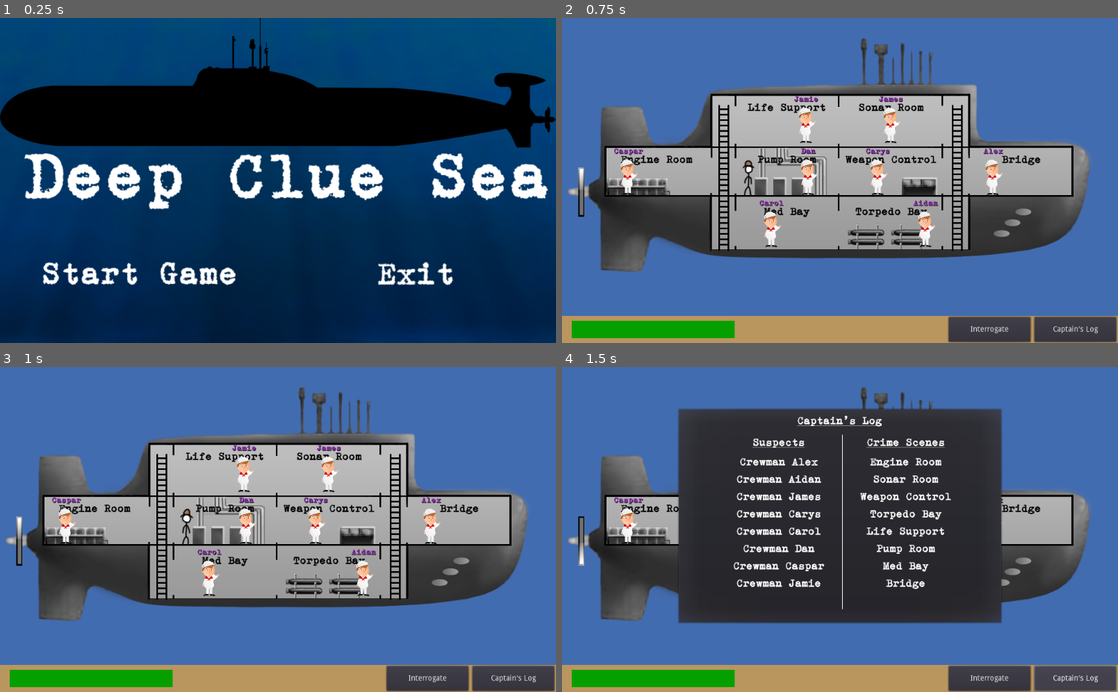
Above: before the commit, frames 1-4 (two rows, left to right).
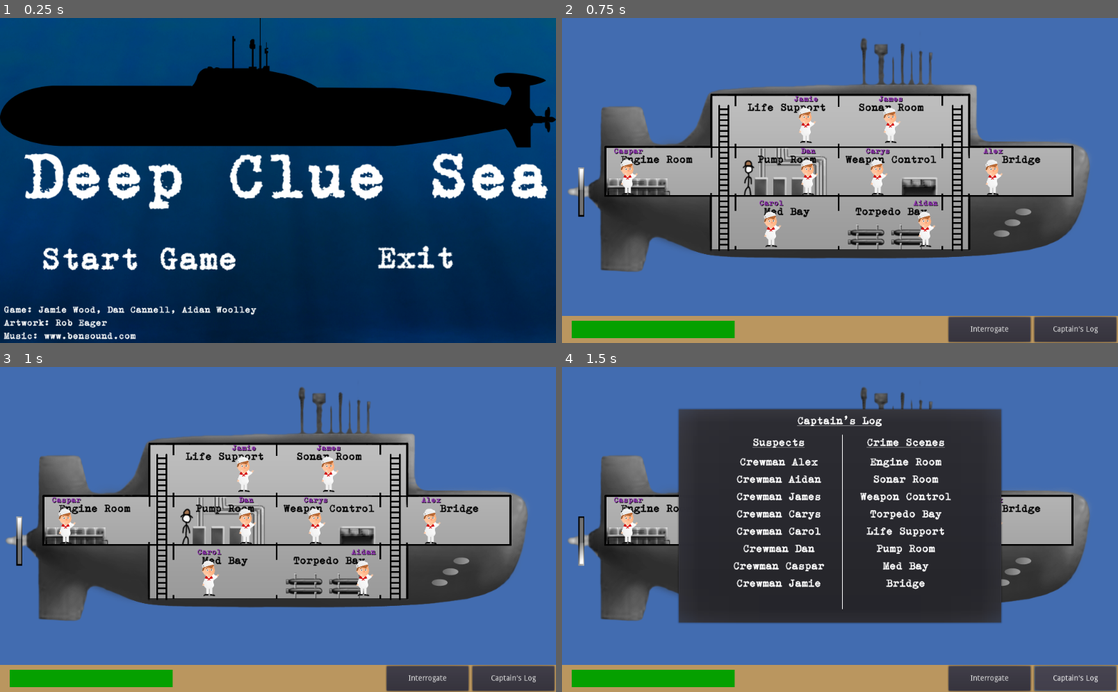
Above: after the commit, the same moments.

Repository: danielcannell/deep-clue-sea
Game: Godot game, scene res://menu/StartMenu.tscn
The game is run twice, just before and just after one commit, with the same random seed, the same clock (stepped at 60 frames per second) and the same inputs. Sound files missing from this copy of the repository are replaced by a short silence.
Inputs (mouse positions are in pixels of both pictures, inside the frame that each line leads up to; where the layout moved, square brackets give the same spot in the first picture):
- Up to frame 1 (0.25 s): no input
- Up to frame 2 (0.75 s): click (701, 268) [701, 274] at 0.5 s
- Up to frame 3 (1 s): no input
- Up to frame 4 (1.5 s): click "Captain's Log" at 1.25 s

The runs differ from the first frame. In frame 1, 3.8% of the frame differs, in the area x 0-82%, y 70-99%; in frame 2, nothing differs; in frame 3, nothing differs; in frame 4, nothing differs.

Commit message:
Added credits to menu

Diff:
--- a/menu/StartMenu.tscn
+++ b/menu/StartMenu.tscn
@@ -11,8 +11,9 @@
 [ext_resource path="res://menu/StartText.gd" type="Script" id=9]
 [ext_resource path="res://External Resources/Music/sub_noise.ogg" type="AudioStream" id=10]
 [ext_resource path="res://menu/SubEngineNoise.gd" type="Script" id=11]
+[ext_resource path="res://menu/Credits.png" type="Texture" id=12]
 
-[node name="Container" type="Container"]
+[node name="Container" type="Container" index="0"]
 
 anchor_left = 0.0
 anchor_top = 0.0
@@ -84,7 +85,7 @@
 anchor_right = 0.0
 anchor_bottom = 0.0
 margin_left = 693.0
-margin_top = 450.0
+margin_top = 420.0
 margin_right = 843.0
 margin_bottom = 496.0
 rect_pivot_offset = Vector2( 0, 0 )
@@ -110,7 +111,7 @@
 anchor_right = 0.0
 anchor_bottom = 0.0
 margin_left = 71.0
-margin_top = 447.0
+margin_top = 420.0
 margin_right = 450.0
 margin_bottom = 503.0
 rect_pivot_offset = Vector2( 0, 0 )
@@ -127,7 +128,7 @@
 texture_normal = ExtResource( 7 )
 texture_hover = ExtResource( 8 )
 script = ExtResource( 9 )
-_sections_unfolded = [ "Margin", "Textures" ]
+_sections_unfolded = [ "Margin" ]
 
 [node name="SubEngineNoise" type="AudioStreamPlayer" parent="." index="5"]
 
@@ -139,6 +140,26 @@
 script = ExtResource( 11 )
 _sections_unfolded = [ "Pause" ]
 
+[node name="Credits" type="TextureRect" parent="." index="6"]
+
+anchor_left = 0.0
+anchor_top = 0.0
+anchor_right = 0.0
+anchor_bottom = 0.0
+margin_left = 3.0
+margin_top = 525.0
+margin_right = 1024.0
+margin_bottom = 612.0
+rect_pivot_offset = Vector2( 0, 0 )
+rect_clip_content = false
+mouse_filter = 1
+mouse_default_cursor_shape = 0
+size_flags_horizontal = 1
+size_flags_vertical = 1
+texture = ExtResource( 12 )
+stretch_mode = 0
+_sections_unfolded = [ "Margin" ]
+
 [connection signal="pressed" from="ExitText" to="ExitText" method="_on_ExitText_pressed"]
 
 [connection signal="pressed" from="StartText" to="StartText" method="_on_StartText_pressed"]
Binary file added: menu/Credits.png
Not shown, added: menu/Credits.png.import
Not shown: 1 places in menu/StartMenu.tscn that only renumber resources
